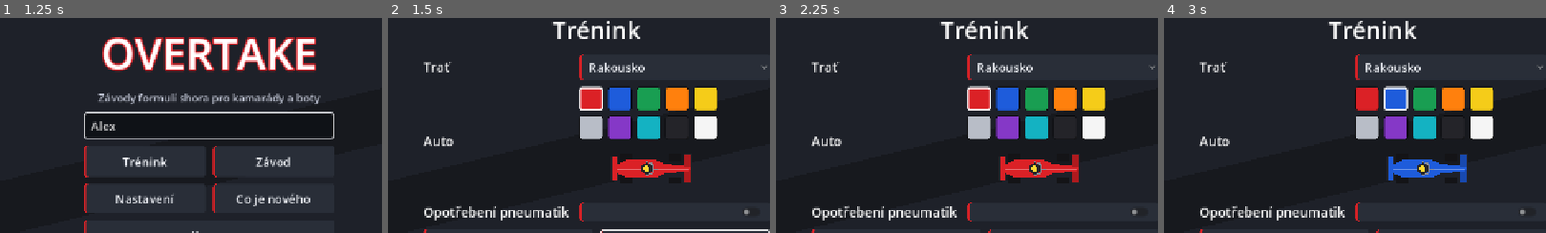
Above: before the commit, frames 1-4 (left to right).
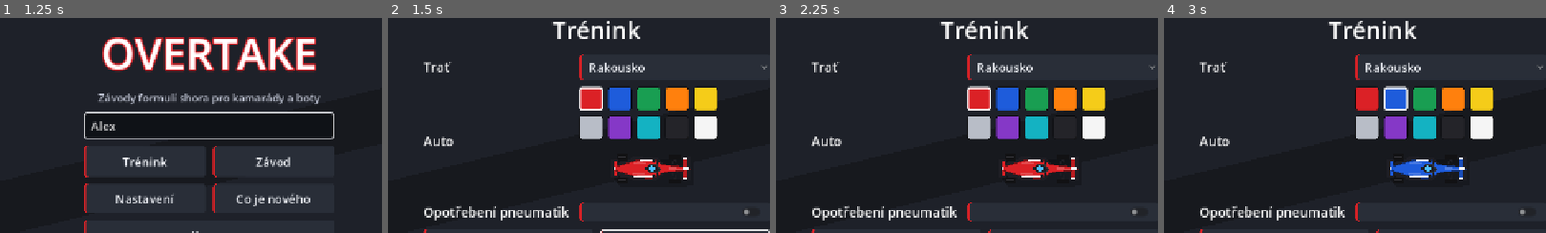
Above: after the commit, the same moments.

Repository: nejhorsiprogramatorsveta/overtake
Game: Godot game, scene res://src/ui/main_menu.tscn
The game is run twice, just before and just after one commit, with the same random seed, the same clock (stepped at 60 frames per second) and the same inputs.
Inputs (mouse positions are % of the whole screen's width and height, from its top left):
- Up to frame 1 (1.25 s): click (50, 48) at 0.52 s; type "Alex" at 0.6 s
- Up to frame 2 (1.5 s): click "Trénink" at 1.25 s
- Up to frame 3 (2.25 s): click (49, 41) at 2.02 s
- Up to frame 4 (3 s): click (53, 41) at 2.77 s
The pictures show only the part of the screen within x 23-73%, y 22-72%; the shares and areas given below are measured in that part.

Frame 1 is identical in both runs. In frame 2, 1.1% of the frame differs, in the area x 58-80%, y 63-77%; in frame 3, 1.1%; in frame 4, 1.1%.

Commit message:
feat: 2026-style cars with active aero look (M3G step 2)
New top-down car drawing: 3.4 m wheelbase, narrow front tyres and wing,
slim sidepods over the floor, halo, mirrors, accent stripe; wing flaps
open on the straights (visual only), front wheels steer, world-space
shadow, contrasting helmet colours.

Co-Authored-By: Claude Opus 5.5 <noreply@anthropic.com>

Diff:
--- a/data/changelog.tres
+++ b/data/changelog.tres
@@ -7,5 +7,5 @@
 entries = Array[Dictionary]([{
 "build": 0,
 "version": "",
-"new_keys": PackedStringArray("CHANGELOG_FIRST_VERSION", "CH …(375 unchanged characters)… OG_BOT_OVERTAKE", "CHANGELOG_TRACK_LOOK")
+"new_keys": PackedStringArray("CHANGELOG_FIRST_VERSION", "CH …(375 unchanged characters)… OG_BOT_OVERTAKE", "CHANGELOG_TRACK_LOOK", "CHANGELOG_CAR_LOOK")
 }])
--- a/localization/translations.csv
+++ b/localization/translations.csv
@@ -41,6 +41,7 @@
 HUD_ON_GRID,Na roštu
 HUD_KERS,KERS
 KERS_RELEASED,KERS uvolněn
+CHANGELOG_CAR_LOOK,"Nové monoposty ve stylu formulí 2026: užší přední pneumatiky, halo, štíhlé bočnice, aktivní aerodynamika (klapky křídel se na rovince otevřou), natáčení předních kol a stín."
 CHANGELOG_TRACK_LOOK,"Nový vzhled trati: vyježděná stopa a stopy smyků na asfaltu, zrnitý kačírek, bariéry z pneumatik, tribuny s diváky, lesy, budova boxů a namalovaný startovní rošt."
 PIT_BOARD,PIT
 PIT_TITLE,PITSTOP
--- a/src/car/car.gd
+++ b/src/car/car.gd
@@ -10,6 +10,10 @@
 var view: CarView
 var kers: Kers
 var tyres: TyreModel
+## Active aero look: flaps open above this speed (m/s) with less steering than this.
+const AERO_MIN_SPEED := 45.0
+const AERO_MAX_STEER := 0.12
+
 ## Last input, kept for the drawing (brake lights).
 var last_input := CarInput.new()
 
@@ -21,6 +25,7 @@
 	tyres = TyreModel.new(tuning, tyre_wear)
 	view = CarView.new()
 	view.body_color = color
+	view.helmet_color = CarColors.helmet_for(color)
 	view.tuning = tuning
 	add_child(view)
 
@@ -90,8 +95,16 @@
 	query.update(track, state.position)
 
 
+## Active aero look (2026 cars): flaps open on the straight - fast, throttle, no braking, little steering.
+func _straight_mode() -> bool:
+	return last_input.throttle and not last_input.brake and absf(state.steer) < AERO_MAX_STEER \
+			and state.forward_speed() > AERO_MIN_SPEED
+
+
 func _sync_node() -> void:
 	position = state.position
 	rotation = state.heading
 	if view:
 		view.braking = last_input.brake and state.forward_speed() > 1.0
+		view.steer_angle = state.steer * tuning.max_steer_angle
+		view.aero_open = _straight_mode()
--- a/src/car/car_colors.gd
+++ b/src/car/car_colors.gd
@@ -12,5 +12,22 @@
 ]
 
 
+## Helmet colours (contrasting, picked per car colour).
+const HELMETS: Array[Color] = [Color(0.98, 0.85, 0.2), Color(0.96, 0.96, 0.97), Color(0.3, 0.75, 1.0), Color(1.0, 0.55, 0.15)]
+
+
+static func helmet_for(body: Color) -> Color:
+	var start := absi(hash(body.to_html())) % HELMETS.size()
+	var best := HELMETS[start]
+	for step in HELMETS.size():
+		var helmet := HELMETS[(start + step) % HELMETS.size()]
+		var contrast := absf(helmet.get_luminance() - body.get_luminance())
+		if contrast >= 0.15:
+			return helmet
+		if contrast > absf(best.get_luminance() - body.get_luminance()):
+			best = helmet
+	return best
+
+
 static func color(index: int) -> Color:
 	return COLORS[clampi(index, 0, COLORS.size() - 1)]
--- a/src/car/car_view.gd
+++ b/src/car/car_view.gd
@@ -1,12 +1,28 @@
 class_name CarView
 extends Node2D
-## Vector drawing of an original open-wheel race car seen from above (no bitmaps).
-## Local units are metres, the nose points to +x. Not a copy of any real team's car or livery.
+## Vector drawing of an original open-wheel race car seen from above (no bitmaps), shaped like
+## the 2026 cars in an arcade way (PLAN.md B, user 2026-11-22): 3.4 m wheelbase, narrow front
+## tyres, a front wing narrower than the car, slim sidepods over a wide floor, halo, mirrors,
+## and active aero - the flaps of both wings open on the straights (visual only). The front
+## wheels turn with the steering, the shadow falls away from the sun (top left) whatever the
+## heading. Plain colours with an own accent stripe - no real team's car, livery or logo.
+## Local units are metres, the nose points to +x.
 
-const TYRE := Color(0.08, 0.08, 0.09)
-const CARBON := Color(0.14, 0.14, 0.16)
-const HALO := Color(0.55, 0.56, 0.6)
+const TYRE := Color(0.07, 0.07, 0.08)
+const SIDEWALL := Color(0.22, 0.22, 0.24)
+const CARBON := Color(0.12, 0.12, 0.14)
+const HALO := Color(0.2, 0.2, 0.22)
 const BRAKE_LIGHT := Color(1.0, 0.15, 0.1)
+const SHADOW := Color(0.0, 0.0, 0.0, 0.24)
+## Shadow offset in world metres (sun at the top left).
+const SHADOW_OFFSET := Vector2(0.22, 0.3)
+const WHEELBASE := 3.4
+const FRONT_AXLE := 1.55
+const TYRE_LENGTH := 0.72
+const FRONT_TYRE_WIDTH := 0.3
+const REAR_TYRE_WIDTH := 0.4
+## Seconds for the wing flaps to open or close.
+const AERO_TIME := 0.25
 
 var body_color := Color(0.86, 0.13, 0.15)
 var helmet_color := Color(0.98, 0.85, 0.2)
@@ -16,32 +32,140 @@
 		if value != braking:
 			braking = value
 			queue_redraw()
+## Front wheel angle (radians, + = right).
+var steer_angle := 0.0
+## Straight-line mode: the wing flaps open (low drag look).
+var aero_open := false
+var _aero := 0.0
+var _drawn_rotation := 0.0
+var _drawn_steer := 0.0
+
+
+func _process(delta: float) -> void:
+	var target := 1.0 if aero_open else 0.0
+	var aero := move_toward(_aero, target, delta / AERO_TIME)
+	var rotation_now := global_rotation
+	if aero != _aero or absf(angle_difference(rotation_now, _drawn_rotation)) > 0.01 \
+			or absf(steer_angle - _drawn_steer) > 0.01:
+		_aero = aero
+		queue_redraw()
 
 
 func _draw() -> void:
+	_drawn_rotation = global_rotation
+	_drawn_steer = steer_angle
 	var half_l := (tuning.length if tuning else 5.2) * 0.5
 	var half_w := (tuning.width if tuning else 1.9) * 0.5
-	# Tyres (rear slightly wider).
-	for x: float in [half_l * 0.6, -half_l * 0.6]:
-		var tyre_w := 0.42 if x > 0 else 0.52
+	var rear_axle := FRONT_AXLE - WHEELBASE
+	var accent := CARBON if body_color.get_luminance() > 0.6 else Color(0.96, 0.96, 0.97)
+	_draw_shadow(half_l, half_w)
+	# Floor (wider than the sidepods, dark) and suspension arms.
+	_poly(_mirrored([Vector2(0.75, 0.42), Vector2(0.35, 0.74), Vector2(-1.2, 0.76), Vector2(-1.35, 0.62),
+			Vector2(-1.95, 0.55), Vector2(-2.15, 0.3)]), CARBON)
+	for x: float in [FRONT_AXLE, rear_axle]:
 		for side: float in [-1.0, 1.0]:
-			draw_rect(Rect2(x - 0.38, side * (half_w - tyre_w * 0.5) - tyre_w * 0.5, 0.76, tyre_w), TYRE)
-	# Wings.
-	draw_rect(Rect2(half_l - 0.45, -half_w, 0.45, half_w * 2.0), CARBON)
-	draw_rect(Rect2(half_l - 0.4, -half_w + 0.05, 0.3, half_w * 2.0 - 0.1), body_color.darkened(0.2))
-	draw_rect(Rect2(-half_l, -half_w * 0.85, 0.5, half_w * 1.7), CARBON)
-	draw_rect(Rect2(-half_l + 0.08, -half_w * 0.8, 0.3, half_w * 1.6), body_color)
-	# Body: narrow nose, wide sidepods, tapered engine cover.
-	var body := PackedVector2Array([
-		Vector2(half_l - 0.1, -0.12), Vector2(half_l - 0.1, 0.12), Vector2(0.9, 0.32), Vector2(0.25, 0.62),
-		Vector2(-1.5, 0.62), Vector2(-2.1, 0.32), Vector2(-2.3, 0.0), Vector2(-2.1, -0.32),
-		Vector2(-1.5, -0.62), Vector2(0.25, -0.62), Vector2(0.9, -0.32)])
-	draw_colored_polygon(body, body_color)
-	draw_line(Vector2(half_l - 0.2, 0.0), Vector2(-2.2, 0.0), body_color.lightened(0.35), 0.12)
-	# Cockpit, helmet, halo.
-	draw_circle(Vector2(-0.25, 0.0), 0.36, CARBON)
-	draw_circle(Vector2(-0.3, 0.0), 0.2, helmet_color)
-	draw_arc(Vector2(-0.25, 0.0), 0.42, -PI * 0.55, PI * 0.55, 10, HALO, 0.09)
-	draw_line(Vector2(0.17, 0.0), Vector2(0.45, 0.0), HALO, 0.09)
+			draw_line(Vector2(x + 0.15, side * 0.16), Vector2(x, side * (half_w - 0.2)), CARBON, 0.07)
+			draw_line(Vector2(x - 0.2, side * 0.2), Vector2(x, side * (half_w - 0.2)), CARBON, 0.07)
+	# Tyres: narrow at the front (turning with the steering), wide at the back.
+	for side: float in [-1.0, 1.0]:
+		_tyre(Vector2(rear_axle, side * (half_w - REAR_TYRE_WIDTH * 0.5)), REAR_TYRE_WIDTH, 0.0)
+		_tyre(Vector2(FRONT_AXLE, side * (half_w - FRONT_TYRE_WIDTH * 0.5 - 0.02)), FRONT_TYRE_WIDTH, steer_angle)
+	_draw_front_wing(half_l, accent)
+	_draw_rear_wing(half_l, accent)
+	_draw_body(half_l, accent)
 	if braking:
-		draw_rect(Rect2(-half_l - 0.08, -0.16, 0.12, 0.32), BRAKE_LIGHT)
+		draw_rect(Rect2(-half_l + 0.12, -0.07, 0.12, 0.14), BRAKE_LIGHT)
+		draw_circle(Vector2(-half_l + 0.18, 0.0), 0.22, Color(BRAKE_LIGHT, 0.25))
+
+
+## Soft shadow of the whole car, offset in world space.
+func _draw_shadow(half_l: float, half_w: float) -> void:
+	var offset := SHADOW_OFFSET.rotated(-global_rotation)
+	var hull := PackedVector2Array([Vector2(half_l - 0.05, -0.7), Vector2(half_l - 0.05, 0.7), Vector2(1.9, half_w - 0.08),
+			Vector2(-2.15, half_w - 0.08), Vector2(-half_l + 0.05, 0.5), Vector2(-half_l + 0.05, -0.5),
+			Vector2(-2.15, -half_w + 0.08), Vector2(1.9, -half_w + 0.08)])
+	for i in hull.size():
+		hull[i] += offset
+	draw_colored_polygon(hull, SHADOW)
+
+
+func _tyre(centre: Vector2, tyre_width: float, angle: float) -> void:
+	draw_set_transform(centre, angle)
+	var rect := Rect2(-TYRE_LENGTH * 0.5, -tyre_width * 0.5, TYRE_LENGTH, tyre_width)
+	draw_rect(rect, TYRE)
+	draw_rect(rect.grow_individual(-0.08, -tyre_width * 0.42, -0.08, -tyre_width * 0.42), SIDEWALL)
+	draw_set_transform(Vector2.ZERO)
+
+
+## Front wing narrower than the car: main plane, flap (opens on the straights), endplates.
+func _draw_front_wing(half_l: float, accent: Color) -> void:
+	var span := 0.74
+	draw_rect(Rect2(half_l - 0.26, -span, 0.22, span * 2.0), CARBON)
+	var flap := lerpf(0.22, 0.08, _aero)
+	var flap_x := half_l - 0.3 - flap - lerpf(0.0, 0.08, _aero)
+	draw_rect(Rect2(flap_x, -span + 0.06, flap, span * 2.0 - 0.12), body_color.darkened(0.15))
+	draw_rect(Rect2(flap_x, -span + 0.06, flap, 0.08), accent)
+	draw_rect(Rect2(flap_x, span - 0.14, flap, 0.08), accent)
+	for side: float in [-1.0, 1.0]:
+		draw_rect(Rect2(half_l - 0.6, side * span - 0.035, 0.58, 0.07), CARBON)
+
+
+## Rear wing between the rear tyres: main plane and upper flap (opens), endplates.
+func _draw_rear_wing(half_l: float, accent: Color) -> void:
+	var span := 0.52
+	draw_rect(Rect2(-half_l + 0.02, -span, 0.2, span * 2.0), CARBON)
+	var flap := lerpf(0.2, 0.07, _aero)
+	draw_rect(Rect2(-half_l + 0.24 + lerpf(0.0, 0.1, _aero), -span + 0.04, flap, span * 2.0 - 0.08), body_color)
+	draw_rect(Rect2(-half_l + 0.24 + lerpf(0.0, 0.1, _aero), -0.08, flap, 0.16), accent)
+	for side: float in [-1.0, 1.0]:
+		draw_rect(Rect2(-half_l, side * span - 0.04, 0.55, 0.08), CARBON)
+
+
+## Nose, cockpit with driver and halo, slim sidepods with inlets, engine cover with fin.
+func _draw_body(half_l: float, accent: Color) -> void:
+	var outline := PackedVector2Array([
+		Vector2(half_l - 0.08, 0.0), Vector2(half_l - 0.2, 0.08), Vector2(1.8, 0.14), Vector2(1.1, 0.2),
+		Vector2(0.65, 0.3), Vector2(0.3, 0.58), Vector2(-0.2, 0.62), Vector2(-0.9, 0.56), Vector2(-1.5, 0.36),
+		Vector2(-2.05, 0.18), Vector2(-2.3, 0.1), Vector2(-2.3, -0.1), Vector2(-2.05, -0.18), Vector2(-1.5, -0.36),
+		Vector2(-0.9, -0.56), Vector2(-0.2, -0.62), Vector2(0.3, -0.58), Vector2(0.65, -0.3), Vector2(1.1, -0.2),
+		Vector2(1.8, -0.14), Vector2(half_l - 0.2, -0.08)])
+	draw_colored_polygon(outline, body_color)
+	var closed := outline.duplicate()
+	closed.append(outline[0])
+	draw_polyline(closed, body_color.darkened(0.45), 0.05)
+	# Highlight on the top of the sidepods and the nose (light from the top left).
+	for side: float in [-1.0, 1.0]:
+		_poly([Vector2(0.2, side * 0.45), Vector2(-0.85, side * 0.46), Vector2(-1.3, side * 0.3), Vector2(-0.6, side * 0.3)],
+				body_color.lightened(0.18))
+	_poly([Vector2(half_l - 0.3, 0.03), Vector2(1.2, 0.09), Vector2(1.2, -0.09), Vector2(half_l - 0.3, -0.03)], body_color.lightened(0.22))
+	# Accent: nose tip and a stripe along the sidepods.
+	_poly([Vector2(half_l - 0.08, 0.0), Vector2(half_l - 0.2, 0.08), Vector2(2.05, 0.12), Vector2(2.05, -0.12),
+			Vector2(half_l - 0.2, -0.08)], accent)
+	for side: float in [-1.0, 1.0]:
+		draw_line(Vector2(0.15, side * 0.56), Vector2(-1.1, side * 0.5), accent, 0.07)
+		# Sidepod inlet and mirror.
+		_poly([Vector2(0.32, side * 0.57), Vector2(0.12, side * 0.6), Vector2(0.1, side * 0.4), Vector2(0.3, side * 0.36)], CARBON)
+		draw_rect(Rect2(0.38, side * 0.47 - 0.06, 0.12, 0.12), CARBON)
+		draw_line(Vector2(0.44, side * 0.3), Vector2(0.44, side * 0.42), CARBON, 0.04)
+	# Engine cover spine with the fin, airbox above the driver.
+	draw_line(Vector2(-0.45, 0.0), Vector2(-2.15, 0.0), body_color.darkened(0.3), 0.06)
+	draw_rect(Rect2(-0.42, -0.1, 0.16, 0.2), CARBON)
+	# Cockpit, driver, halo.
+	_poly([Vector2(0.58, 0.0), Vector2(0.48, 0.2), Vector2(-0.1, 0.24), Vector2(-0.22, 0.16), Vector2(-0.22, -0.16),
+			Vector2(-0.1, -0.24), Vector2(0.48, -0.2)], CARBON)
+	draw_circle(Vector2(0.08, 0.0), 0.17, helmet_color)
+	draw_rect(Rect2(0.16, -0.08, 0.06, 0.16), Color(0.1, 0.1, 0.12))
+	draw_polyline(PackedVector2Array([Vector2(-0.12, 0.22), Vector2(0.38, 0.26), Vector2(0.62, 0.0),
+			Vector2(0.38, -0.26), Vector2(-0.12, -0.22)]), HALO, 0.08)
+
+
+## Closed outline from one side (y >= 0, nose to tail) plus its mirror image.
+func _mirrored(side: Array[Vector2]) -> Array[Vector2]:
+	var result := side.duplicate()
+	for i in range(side.size() - 1, -1, -1):
+		result.append(Vector2(side[i].x, -side[i].y))
+	return result
+
+
+func _poly(points: Array[Vector2], color: Color) -> void:
+	draw_colored_polygon(PackedVector2Array(points), color)
--- a/src/ui/session_setup.gd
+++ b/src/ui/session_setup.gd
@@ -137,6 +137,7 @@
 		for state in ["normal", "hover", "pressed", "focus"]:
 			_swatches[i].add_theme_stylebox_override(state, style)
 	_preview.body_color = CarColors.color(index)
+	_preview.helmet_color = CarColors.helmet_for(_preview.body_color)
 	_preview.queue_redraw()
 
 
--- /dev/null
+++ b/tests/test_car_view.gd
@@ -0,0 +1,44 @@
+extends TestCase
+## Car look (M3G): helmets contrast with the body, the wing flaps open only on the straight
+## (fast, throttle, no braking, little steering), the front wheels follow the steering.
+
+var tuning: CarTuning = load("res://data/car/car_tuning.tres")
+var track := TrackCatalog.get_track("austria")
+
+
+func test_helmet_contrasts_with_every_car_colour() -> void:
+	for body in CarColors.COLORS:
+		var helmet := CarColors.helmet_for(body)
+		check(absf(helmet.get_luminance() - body.get_luminance()) >= 0.15, "helmet stands out on %s" % body.to_html())
+		check(CarColors.HELMETS.has(helmet), "helmet from the palette")
+
+
+func _car(speed: float, throttle: bool, brake: bool, steer: float) -> Car:
+	var car := Car.new()
+	car.setup(track, tuning, Color.RED)
+	car.place(100.0, 0.0)
+	car.state.velocity = Vector2.from_angle(car.state.heading) * speed
+	car.state.steer = steer
+	car.last_input.throttle = throttle
+	car.last_input.brake = brake
+	car._sync_node()
+	return car
+
+
+func test_flaps_open_only_on_the_straight() -> void:
+	var cases := [
+		[60.0, true, false, 0.0, true, "fast on the throttle: open"],
+		[60.0, false, true, 0.0, false, "braking: closed"],
+		[60.0, true, false, 0.4, false, "steering into a corner: closed"],
+		[20.0, true, false, 0.0, false, "slow: closed"],
+	]
+	for c: Array in cases:
+		var car := _car(c[0], c[1], c[2], c[3])
+		check_eq(car.view.aero_open, c[4], c[5])
+		car.free()
+
+
+func test_front_wheels_follow_the_steering() -> void:
+	var car := _car(30.0, true, false, -0.5)
+	check(is_equal_approx(car.view.steer_angle, -0.5 * tuning.max_steer_angle), "wheels turned left")
+	car.free()
Not shown, added: tests/test_car_view.gd.uid
Not shown, changed: docs/ARCHITECTURE.md
Not shown, changed: docs/PLAN.md
Not shown, changed: docs/PROGRESS.md
